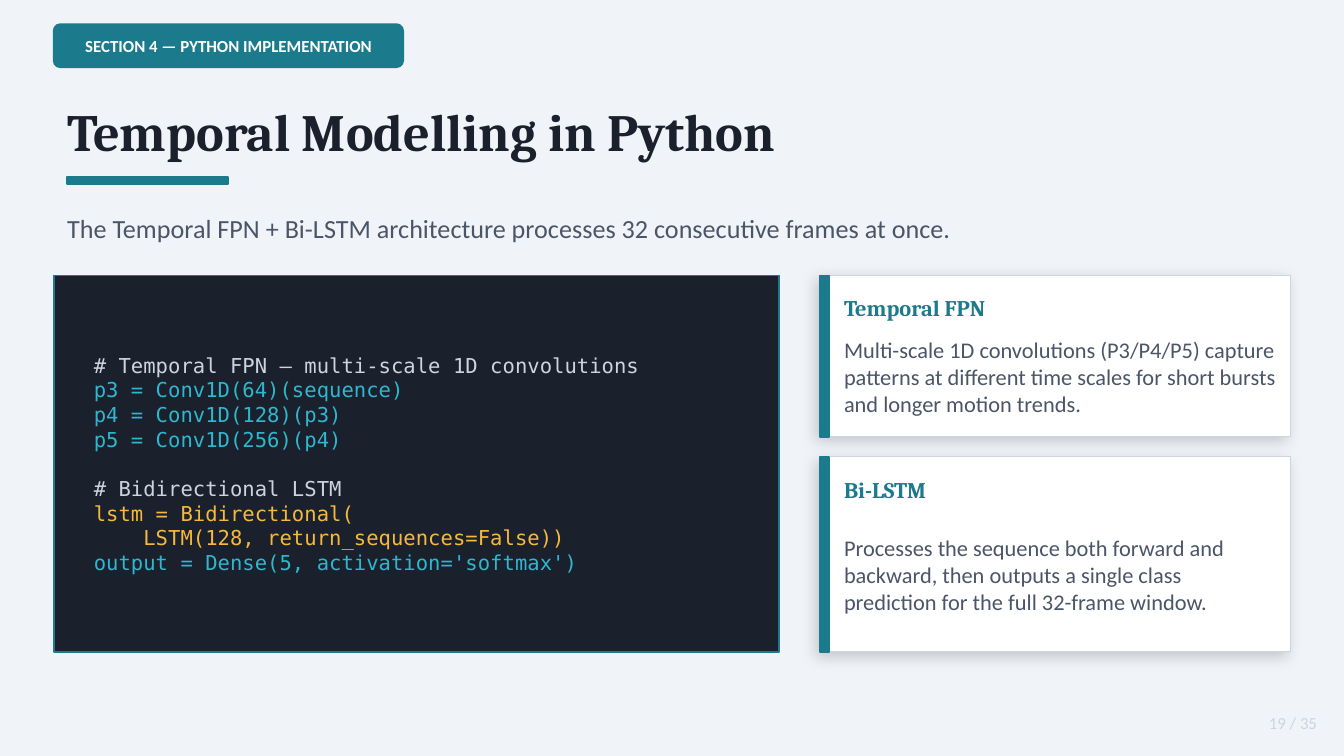
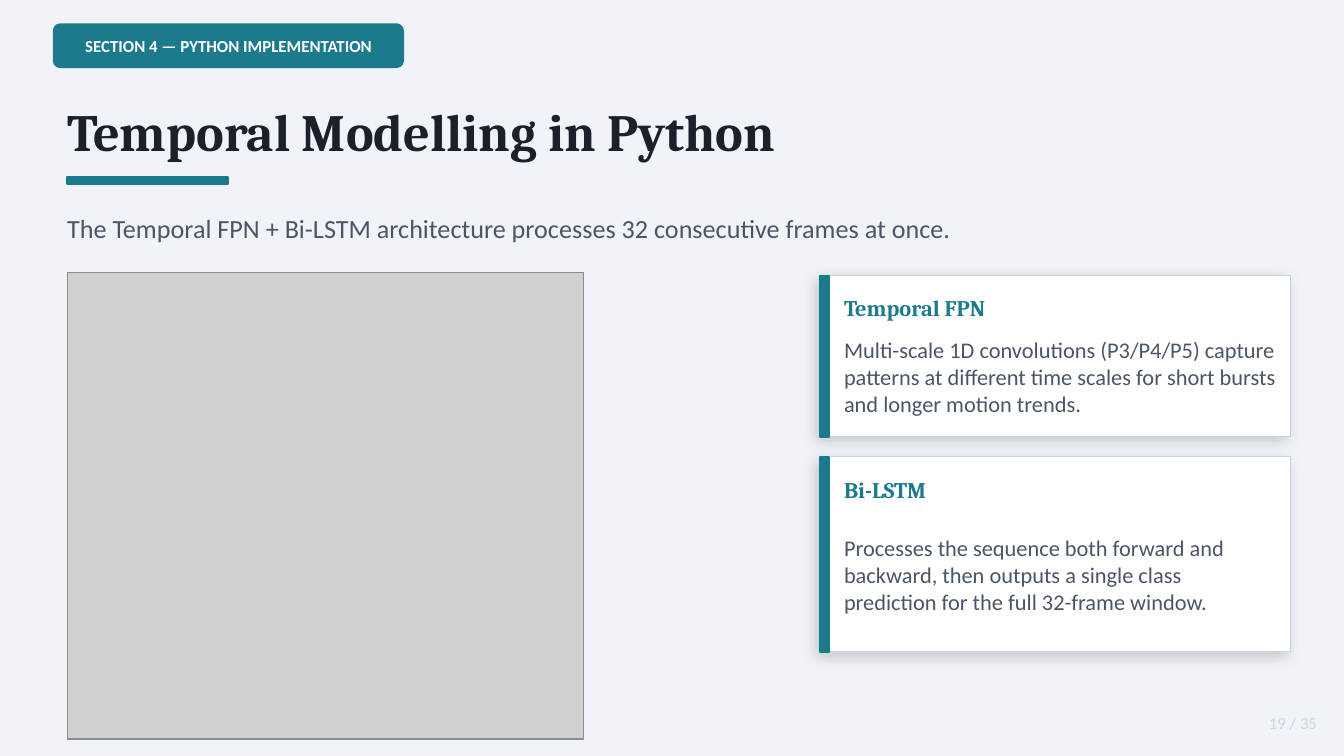
Before and after one commit to KumbiraiShonhiwa/3D-ResNet-With-Temporal-Feature-Stacking-and-LSTM, a slide deck: slide 19 of docs/KITTI_ML_Presentation.pptx. Drawn at 1344x756 pixels with LibreOffice and Linux fonts; fonts in the diff are those of the drawing; grey boxes stand for pictures. Boxes give left, top, right and bottom in pixels: in the first picture for what was removed or moved away, otherwise in the second. Text is boxed around its words. In the diff, an @@ line names an element or a change of style, - is before the commit and + after.

```diff
--- a/docs/KITTI_ML_Presentation.pptx
+++ b/docs/KITTI_ML_Presentation.pptx
@@ rectangle removed at [54,276,780,652] @@
@@ picture added at [67,273,583,739] @@
@@ text removed at [94,357,639,575] @@
-# Temporal FPN — multi-scale 1D convolutions
-p3 = Conv1D(64)(sequence)
-p4 = Conv1D(128)(p3)
-p5 = Conv1D(256)(p4)
-# Bidirectional LSTM
-lstm = Bidirectional(
-LSTM(128, return_sequences=False))
-output = Dense(5, activation='softmax')
```
Also in this commit, not shown: 8 other slides changed, 4 slides added, 1 slide removed, 5 other files.
